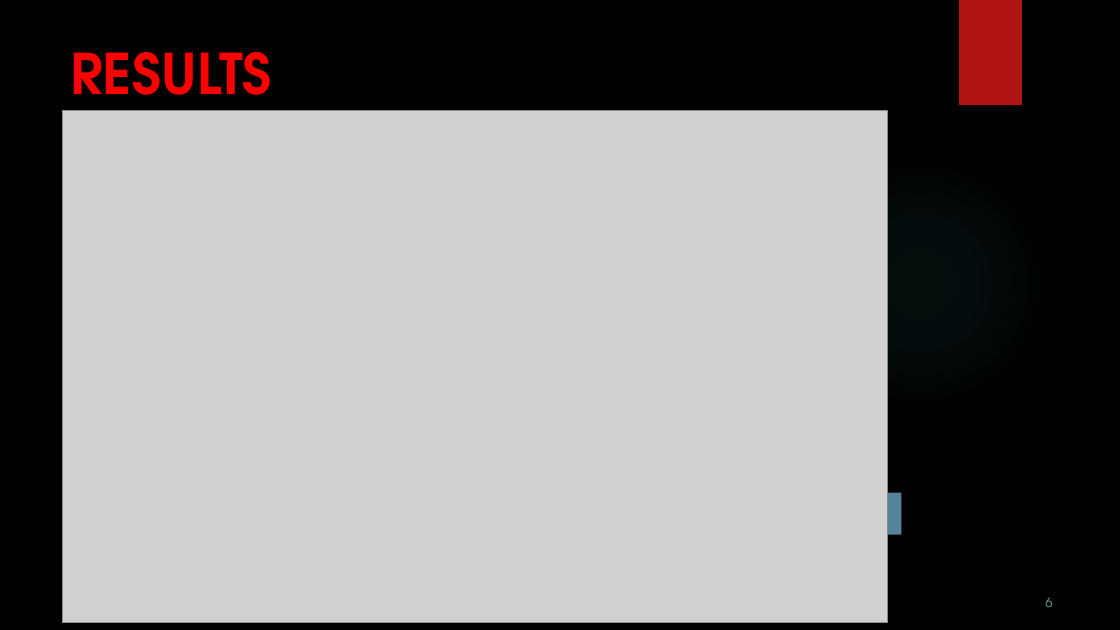
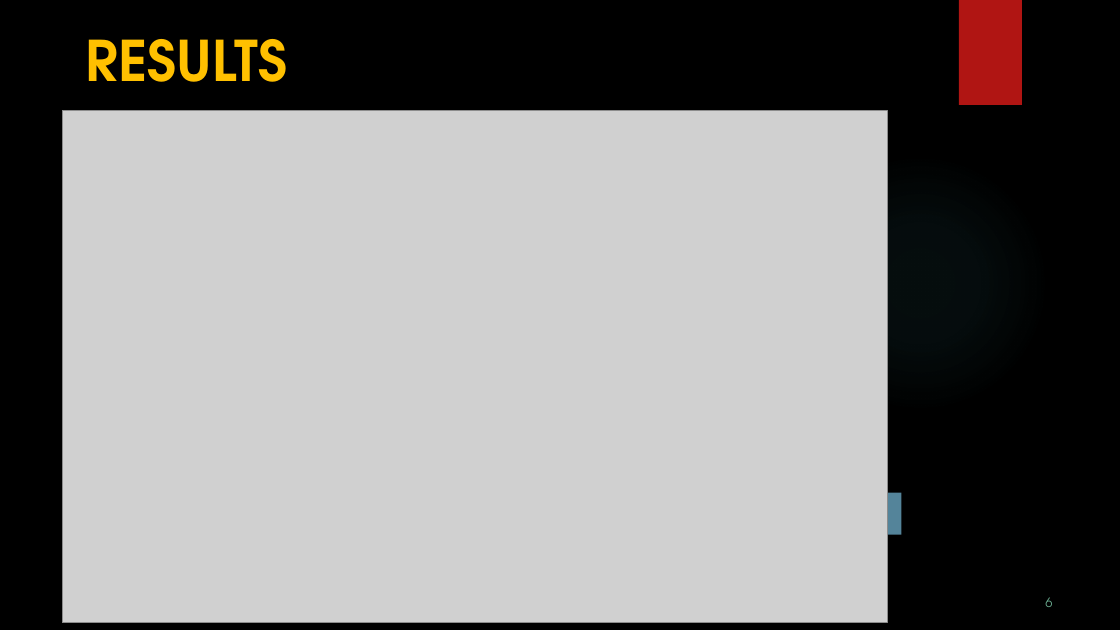
Before and after one commit to Tejas3400/PowerBi_Final_Project, a slide deck: slide 6 of PPT_PoweBi_FinalProject_TejasDhamane.pptx. Drawn at 1120x630 pixels with LibreOffice and Linux fonts; fonts in the diff are those of the drawing; grey boxes stand for pictures; background and template pictures are left out. Boxes give left, top, right and bottom in pixels: in the first picture for what was removed or moved away, otherwise in the second. Text is boxed around its words. In the diff, an @@ line names an element or a change of style, - is before the commit and + after.

```diff
--- a/PPT_PoweBi_FinalProject_TejasDhamane.pptx
+++ b/PPT_PoweBi_FinalProject_TejasDhamane.pptx
@@ title "RESULTS": place and size @@
-title "RESULTS" at [71, 52, 273, 117]
+title "RESULTS" at [86, 39, 288, 82]
@@ title "RESULTS" at [86, 39, 288, 82]: text colour #FF0000 to #FFC000 @@
```
Also in this commit, not shown: 4 other slides changed.
